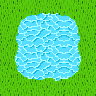
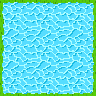
Layers edited between the first and the second 96px x 96px image:
renamed "Pasted Layer #8" to "Background", painted on it over [0, 0, 96, 96]
removed layer "Pasted Layer #7" over [0, 64, 32, 96]
removed layer "Pasted Layer #6" over [64, 0, 96, 32]
removed layer "Pasted Layer #5" over [0, 0, 32, 32]
removed layer "Pasted Layer #4" over [32, 71, 64, 96]
removed layer "Pasted Layer #3" over [32, 39, 40, 44]
removed layer "Pasted Layer #2" over [32, 0, 64, 16]
removed layer "Pasted Layer #1" over [64, 32, 96, 64]
removed layer "Pasted Layer" over [0, 32, 18, 64]
